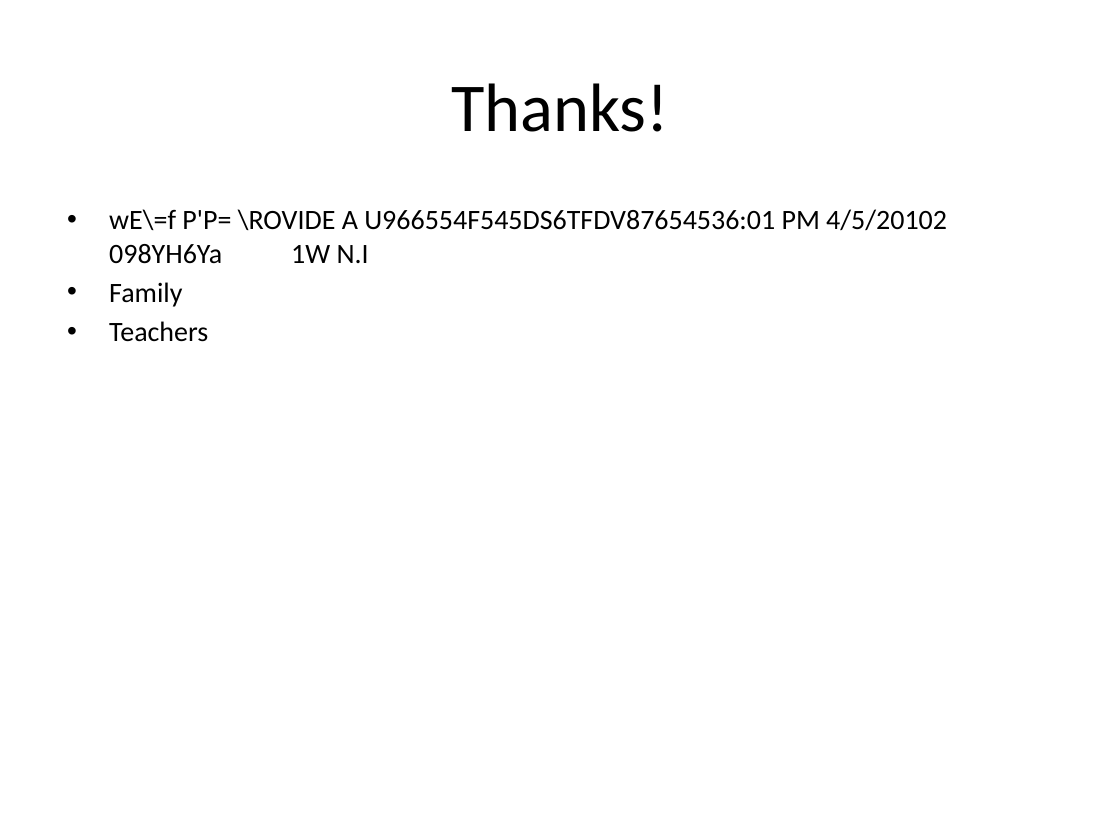
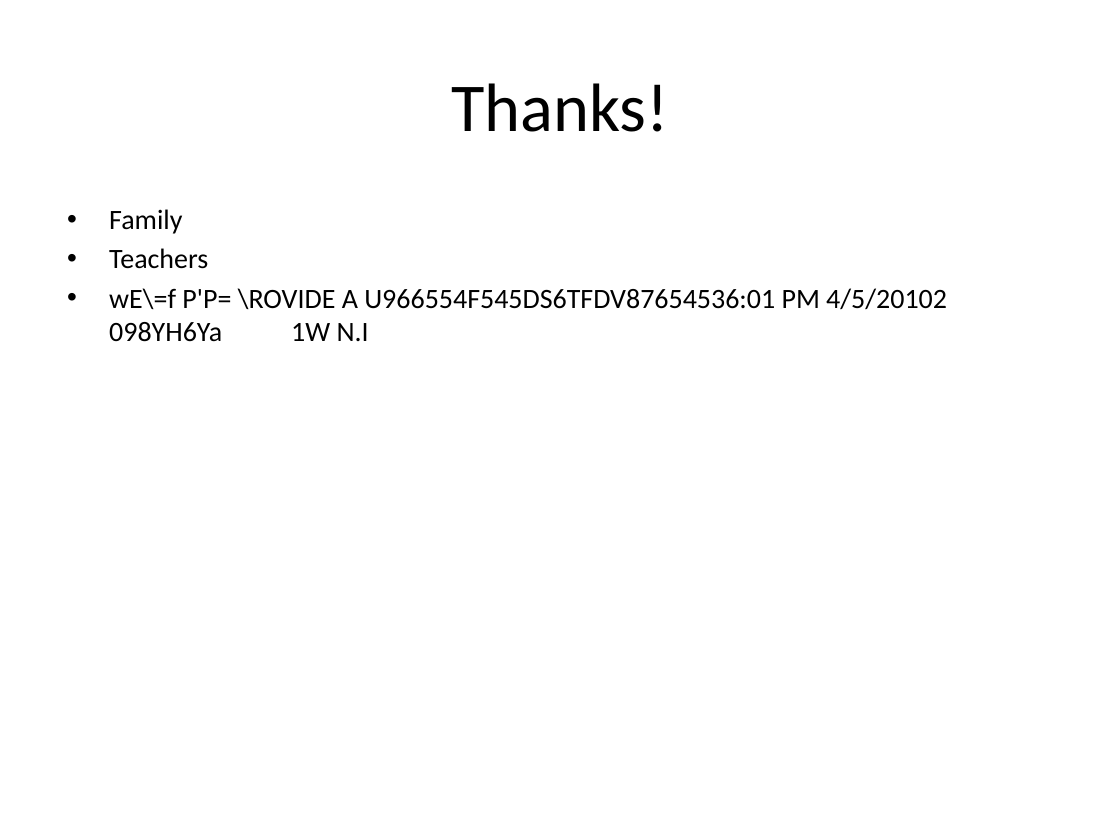
Before and after one commit to rdp/p2pwebclient, a slide deck: slide 2 of thesis_presentation/How to Make the Internet Faster.pptx. Drawn at 1120x840 pixels with LibreOffice and Linux fonts; fonts in the diff are those of the drawing. Boxes give left, top, right and bottom in pixels: in the first picture for what was removed or moved away, otherwise in the second. Text is boxed around its words. In the diff, an @@ line names an element or a change of style, - is before the commit and + after.

```diff
--- a/thesis_presentation/How to Make the Internet Faster.pptx
+++ b/thesis_presentation/How to Make the Internet Faster.pptx
@@ text at [109, 209, 947, 264]: paragraph removed @@
-• wE\=f P'P= \ROVIDE A U966554F545DS6TFDV87654536:01 PM 4/5/20102 098YH6Ya 1W N.I
@@ text at [109, 288, 947, 342]: paragraph added @@
+• wE\=f P'P= \ROVIDE A U966554F545DS6TFDV87654536:01 PM 4/5/20102 098YH6Ya 1W N.I
```
Also in this commit, not shown: 6 other slides changed, 8 slides added, 1 slide removed, 2 other files.
